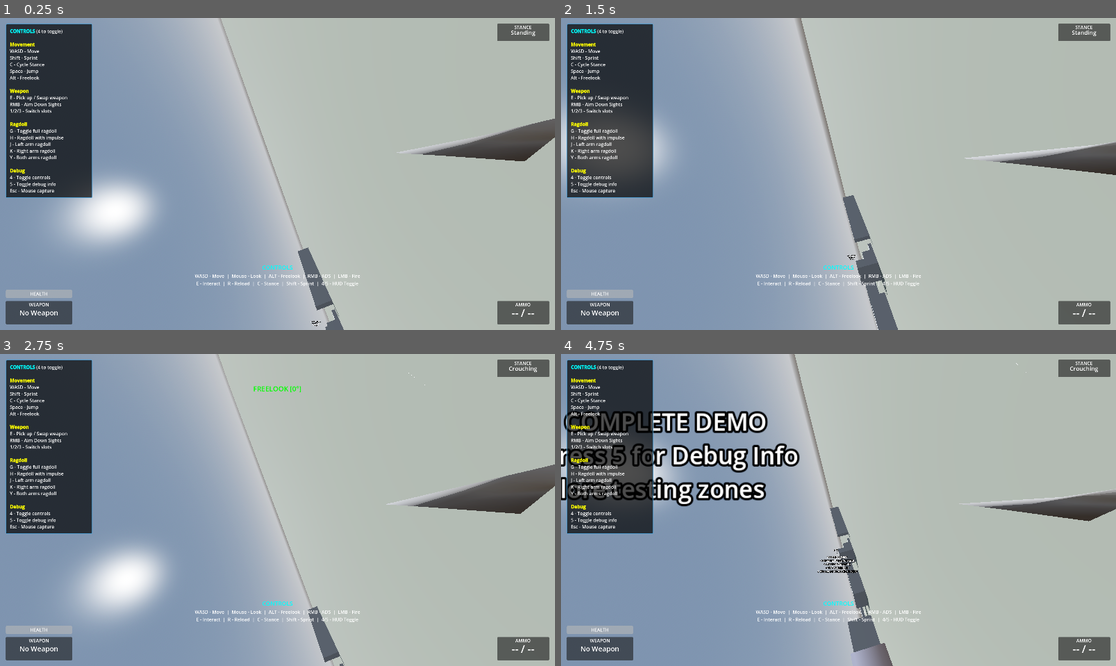
Above: before the commit, frames 1-4 (two rows, left to right).
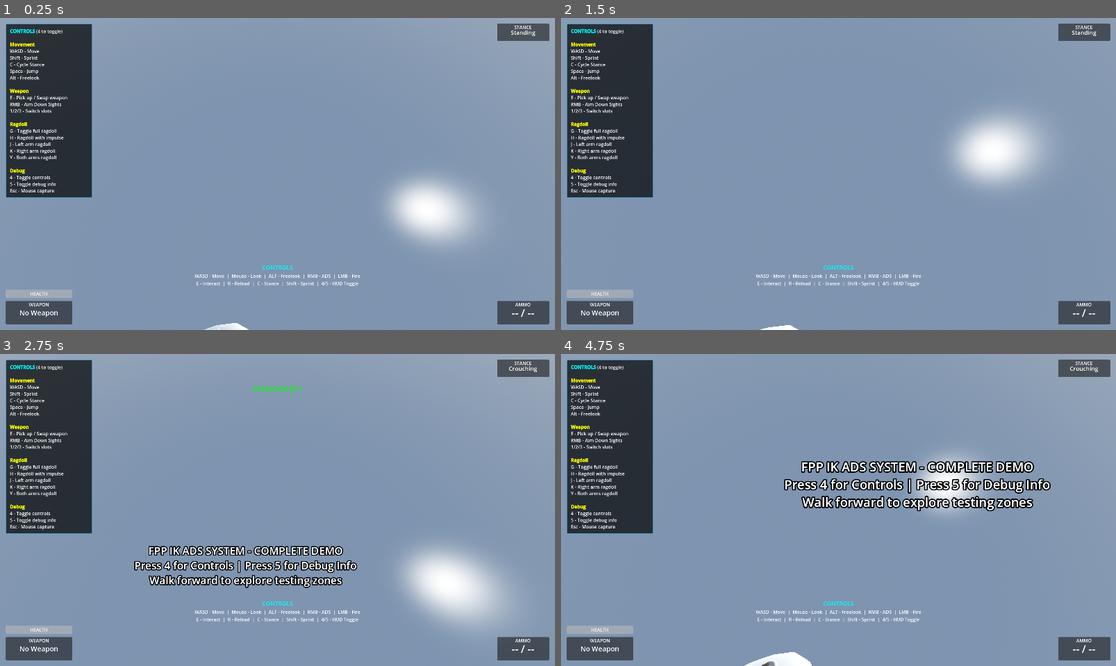
Above: after the commit, the same moments.

Repository: lmf-git/fpp-ik-ads
Game: Godot game, scene res://scenes/enhanced_demo.tscn
Same seed, same stepped clock (60 frames per second), same inputs: the game is played once before the commit and once after it.
Inputs (mouse positions are in pixels of both pictures, inside the frame that each line leads up to):
- Up to frame 1 (0.25 s): no input
- Up to frame 2 (1.5 s): tap Enter at 0.5 s; move the mouse to (866, 174) at 0.52 s; hold Alt (freelook) 0.53-1.28 s; hold W (move_forward) from 0.53 s (still down); click (866, 174) at 0.67 s; tap Space (jump) at 0.77 s; move the mouse to (810, 174) at 1.27 s; right-click (810, 174) at 1.35 s
- Up to frame 3 (2.75 s): keep holding W (move_forward); tap Space (jump) at 1.52 s; tap Alt (freelook) at 1.55 s; move the mouse to (288, 503) at 2.02 s; hold Alt (freelook) from 2.03 s (still down); tap C (crouch) at 2.1 s
- Up to frame 4 (4.75 s): keep holding W (move_forward); move the mouse to (832, 516) at 2.77 s; release Alt (freelook) at 2.78 s; click (832, 516) at 2.85 s; tap Space (jump) at 3.02, 3.77, 4.52 s; tap Alt (freelook) at 3.05, 4.55 s; move the mouse to (877, 513) at 3.52 s; hold Alt (freelook) 3.53-4.28 s; move the mouse to (794, 506) at 4.27 s; tap E (interact) at 4.35 s

The runs differ from the first frame. In frame 1, 61% of the frame differs, in the area x 9-100%, y 0-100%; in frame 2, 61%; in frame 3, 61%; in frame 4, 66%, in the area x 0-100%, y 0-100%.

Commit message:
Fix FPS camera forward direction and add head/neck pitch
Camera direction fixes:
- Change FPS camera yaw from -90° to 0° to face forward
- Character model's 180° rotation means 0° yaw faces forward
- Camera no longer looks backward

Head/neck rotation fixes:
- Enable head/neck pitch rotation in FPS mode (not just freelook/third-person)
- Head now rotates up/down when aiming in FPS mode
- Yaw rotation still only applies during freelook/third-person
- Matches third-person camera's head movement behavior

Diff:
--- a/scripts/components/camera_controller_component.gd
+++ b/scripts/components/camera_controller_component.gd
@@ -168,17 +168,14 @@
 	if not skeleton or _head_bone_idx < 0:
 		return
 
-	# In normal FPS mode, keep head bone at rest (camera handles rotation)
-	if not is_freelooking and not is_third_person:
-		skeleton.set_bone_pose_rotation(_head_bone_idx, Quaternion.IDENTITY)
-		if _spine_bone_idx >= 0:
-			skeleton.set_bone_pose_rotation(_spine_bone_idx, Quaternion.IDENTITY)
-		return
-
-	# In freelook/third-person, apply head rotation for visual feedback
+	# Apply head rotation for visual feedback
 	# Note: Character model is rotated 180° so bone axes are flipped
 	var head_pitch := -camera_x_rotation  # Inverted for 180° rotated model
-	var head_yaw := -freelook_offset  # Inverted for 180° rotated model
+	var head_yaw := 0.0
+
+	# In freelook/third-person, also apply yaw rotation
+	if is_freelooking or is_third_person:
+		head_yaw = -freelook_offset  # Inverted for 180° rotated model
 
 	# Apply neck limits
 	head_pitch = clampf(
@@ -219,8 +216,8 @@
 			fps_camera.current = true
 
 		# In FPS mode, camera handles pitch only
-		# Character model's 180° Y rotation requires -90° yaw compensation to face forward
-		fps_camera.rotation = Vector3(camera_x_rotation, -PI/2, 0)
+		# Character model is rotated 180° so camera needs 0° yaw to face forward
+		fps_camera.rotation = Vector3(camera_x_rotation, 0, 0)
 
 ## Update ADS (Aim Down Sights) FOV
 func update_ads(delta: float, is_aiming: bool) -> void:
